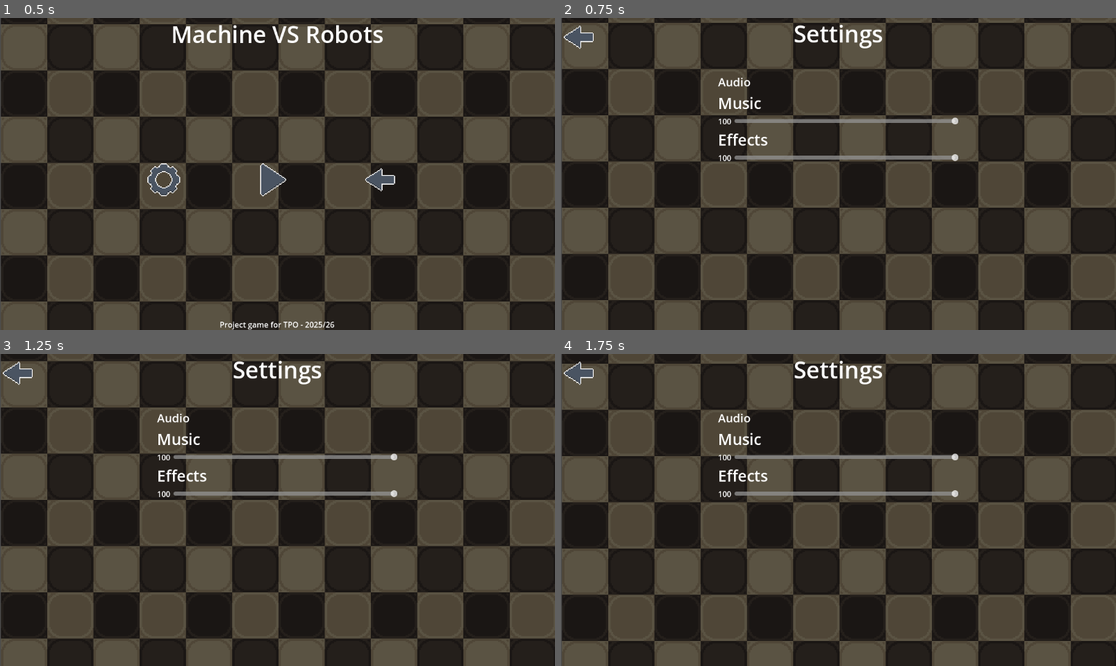
Above: before the commit, frames 1-4 (two rows, left to right).
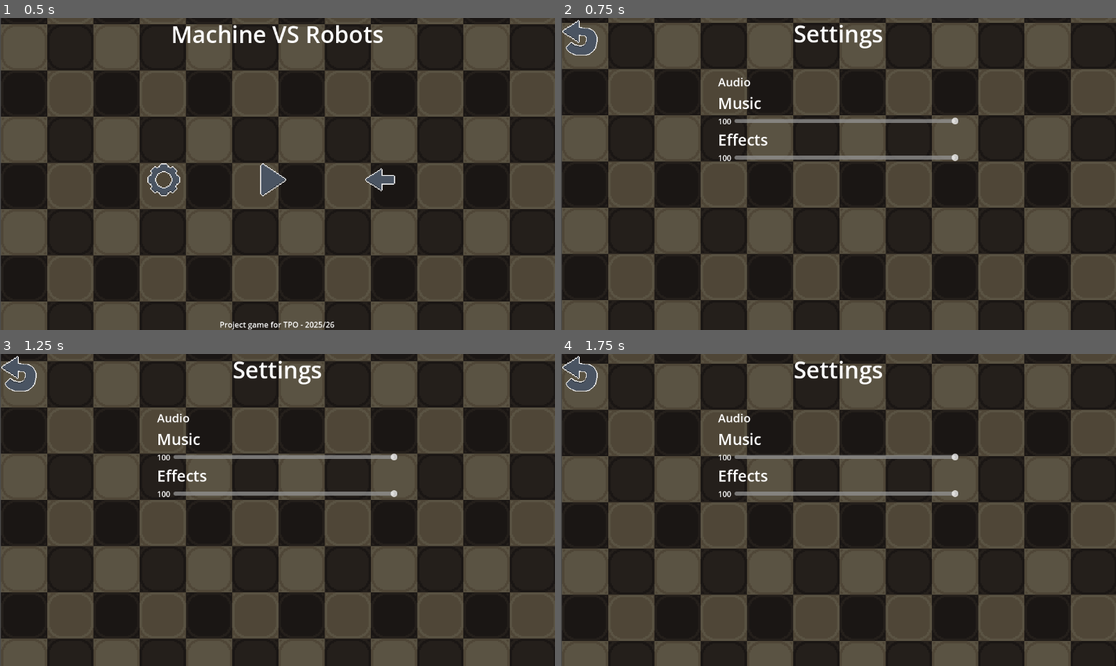
Above: after the commit, the same moments.

Repository: AuraDvin/MvR
Game: Godot game, scene res://levels/menus/main_menu/main_menu.tscn
The game is run twice, just before and just after one commit, with the same random seed, the same clock (stepped at 60 frames per second) and the same inputs.
Inputs (mouse positions are in pixels of both pictures, inside the frame that each line leads up to):
- Up to frame 1 (0.5 s): no input
- Up to frame 2 (0.75 s): click (727, 183) at 0.5 s
- Up to frame 3 (1.25 s): no input
- Up to frame 4 (1.75 s): tap Enter (ui_accept) at 1.25, 1.52 s; move the mouse to (960, 494) at 1.27 s; hold Right (ui_right) from 1.28 s (still down); click (960, 494) at 1.42 s

Frame 1 is identical in both runs. In frame 2, 0.4% of the frame differs, in the area x 0-7%, y 0-13%; in frame 3, 0.4%; in frame 4, 0.4%.

Commit message:
I made a return icon

Diff:
--- a/levels/menus/hud/hud.tscn
+++ b/levels/menus/hud/hud.tscn
@@ -5,12 +5,12 @@
 [ext_resource type="Texture2D" uid="uid://8hmvqxym3c6b" path="res://assets/textures/shooter-turret.png" id="3_5aamc"]
 [ext_resource type="Texture2D" uid="uid://blbh53yq7ouwg" path="res://assets/textures/energy.png" id="3_buv7h"]
 [ext_resource type="Texture2D" uid="uid://cou8mdpj3qrou" path="res://assets/textures/mortar.png" id="4_buv7h"]
-[ext_resource type="Texture2D" uid="uid://cwtr0qbej2i88" path="res://assets/textures/button-back-normal.png" id="7_ka03i"]
 [ext_resource type="Texture2D" uid="uid://c646ojx7odwbg" path="res://assets/textures/trash_can.png" id="7_tqvyd"]
 [ext_resource type="Texture2D" uid="uid://dnhh1sc2lkpq6" path="res://assets/textures/cancel.png" id="8_62nfb"]
-[ext_resource type="Texture2D" uid="uid://bralhae1f5kru" path="res://assets/textures/button-back-hover.png" id="8_k8m3l"]
+[ext_resource type="Texture2D" uid="uid://t6vntxrj2ews" path="res://assets/textures/return-normal.png" id="8_ka03i"]
 [ext_resource type="Texture2D" uid="uid://c50jlcy26h5y" path="res://assets/textures/selector.png" id="9_62nfb"]
 [ext_resource type="Texture2D" uid="uid://bwu6gk3a5366p" path="res://assets/textures/button-settings-normal.png" id="9_g1qdu"]
+[ext_resource type="Texture2D" uid="uid://bqe03fhj0brb4" path="res://assets/textures/return-hoverl.png" id="9_k8m3l"]
 [ext_resource type="Texture2D" uid="uid://on86gvdlm4f5" path="res://assets/textures/button-settings-hover.png" id="10_8i481"]
 
 [sub_resource type="AtlasTexture" id="AtlasTexture_y2vs7"]
@@ -153,8 +153,8 @@
 [node name="back" type="TextureButton" parent="MarginContainer/HBoxContainer2/VBoxContainer2/HBoxContainer"]
 layout_mode = 2
 size_flags_vertical = 0
-texture_normal = ExtResource("7_ka03i")
-texture_hover = ExtResource("8_k8m3l")
+texture_normal = ExtResource("8_ka03i")
+texture_hover = ExtResource("9_k8m3l")
 
 [node name="settings" type="TextureButton" parent="MarginContainer/HBoxContainer2/VBoxContainer2/HBoxContainer"]
 layout_mode = 2
--- a/levels/menus/level_select/level_select.tscn
+++ b/levels/menus/level_select/level_select.tscn
@@ -2,8 +2,8 @@
 
 [ext_resource type="Script" uid="uid://yi6swm0thjm7" path="res://levels/menus/level_select/level_select.gd" id="1_j0g6b"]
 [ext_resource type="PackedScene" uid="uid://dpxxvou3uyr11" path="res://levels/menus/level_select/level_picker.tscn" id="2_u4u3e"]
-[ext_resource type="Texture2D" uid="uid://cwtr0qbej2i88" path="res://assets/textures/button-back-normal.png" id="3_u4u3e"]
-[ext_resource type="Texture2D" uid="uid://bralhae1f5kru" path="res://assets/textures/button-back-hover.png" id="4_ekgce"]
+[ext_resource type="Texture2D" uid="uid://t6vntxrj2ews" path="res://assets/textures/return-normal.png" id="3_dts2c"]
+[ext_resource type="Texture2D" uid="uid://bqe03fhj0brb4" path="res://assets/textures/return-hoverl.png" id="4_o1li7"]
 [ext_resource type="Texture2D" uid="uid://bwu6gk3a5366p" path="res://assets/textures/button-settings-normal.png" id="5_dts2c"]
 [ext_resource type="PackedScene" uid="uid://crgs58y67etoe" path="res://levels/menus/menu-bg/menu_bg.tscn" id="5_h7c00"]
 [ext_resource type="Texture2D" uid="uid://on86gvdlm4f5" path="res://assets/textures/button-settings-hover.png" id="6_o1li7"]
@@ -48,8 +48,8 @@
 layout_mode = 2
 size_flags_horizontal = 0
 focus_mode = 0
-texture_normal = ExtResource("3_u4u3e")
-texture_hover = ExtResource("4_ekgce")
+texture_normal = ExtResource("3_dts2c")
+texture_hover = ExtResource("4_o1li7")
 
 [node name="SettingsBTN" type="TextureButton" parent="VBoxContainer/HSplitContainer"]
 custom_minimum_size = Vector2(100, 100)
--- a/levels/menus/settings/settings.tscn
+++ b/levels/menus/settings/settings.tscn
@@ -1,9 +1,9 @@
 [gd_scene load_steps=8 format=3 uid="uid://cda4i2ncmge2x"]
 
 [ext_resource type="Script" uid="uid://xi7rhi2d0kjs" path="res://levels/menus/settings/settings.gd" id="1_uu6rw"]
-[ext_resource type="Texture2D" uid="uid://cwtr0qbej2i88" path="res://assets/textures/button-back-normal.png" id="2_15gkg"]
-[ext_resource type="Texture2D" uid="uid://bralhae1f5kru" path="res://assets/textures/button-back-hover.png" id="3_d17uv"]
+[ext_resource type="Texture2D" uid="uid://t6vntxrj2ews" path="res://assets/textures/return-normal.png" id="2_d17uv"]
 [ext_resource type="LabelSettings" uid="uid://dk5rixitres36" path="res://misc/PageTitleLabelTheme.tres" id="3_ifqal"]
+[ext_resource type="Texture2D" uid="uid://bqe03fhj0brb4" path="res://assets/textures/return-hoverl.png" id="3_llk88"]
 [ext_resource type="LabelSettings" uid="uid://ddwwuccbw03wi" path="res://misc/PageSubtitleLabelTheme.tres" id="4_rrw4a"]
 [ext_resource type="LabelSettings" uid="uid://cbqx3qie0kyui" path="res://misc/LabelTheme.tres" id="5_15gkg"]
 [ext_resource type="PackedScene" uid="uid://crgs58y67etoe" path="res://levels/menus/menu-bg/menu_bg.tscn" id="7_d17uv"]
@@ -22,8 +22,8 @@
 layout_mode = 0
 offset_right = 100.0
 offset_bottom = 100.0
-texture_normal = ExtResource("2_15gkg")
-texture_hover = ExtResource("3_d17uv")
+texture_normal = ExtResource("2_d17uv")
+texture_hover = ExtResource("3_llk88")
 
 [node name="VBoxContainer" type="VBoxContainer" parent="."]
 layout_mode = 1
Binary file added: assets/textures/return-hoverl.png
Not shown, added: assets/textures/return-hoverl.png.import
Binary file added: assets/textures/return-normal.png
Not shown, added: assets/textures/return-normal.png.import
